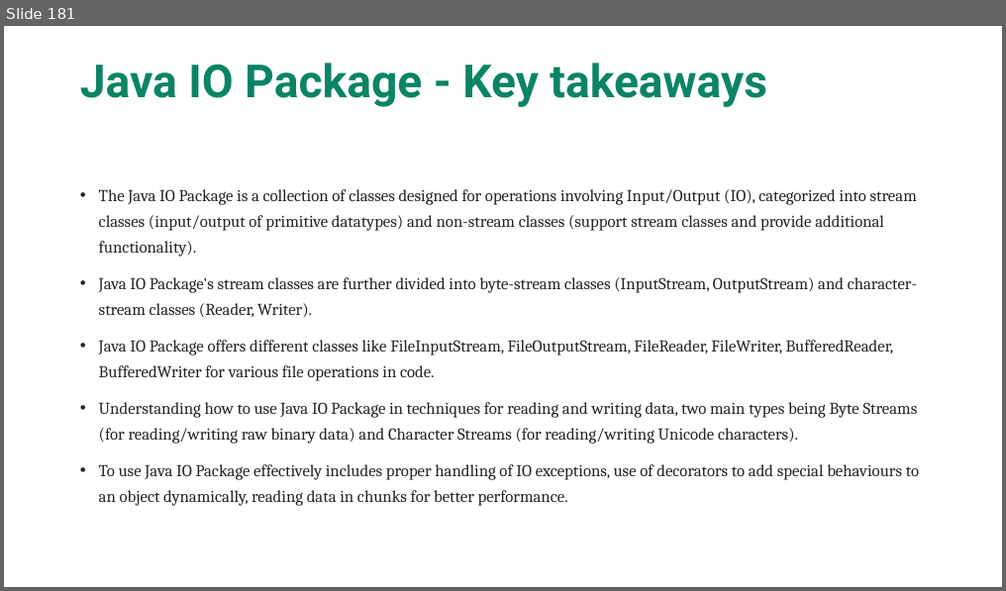
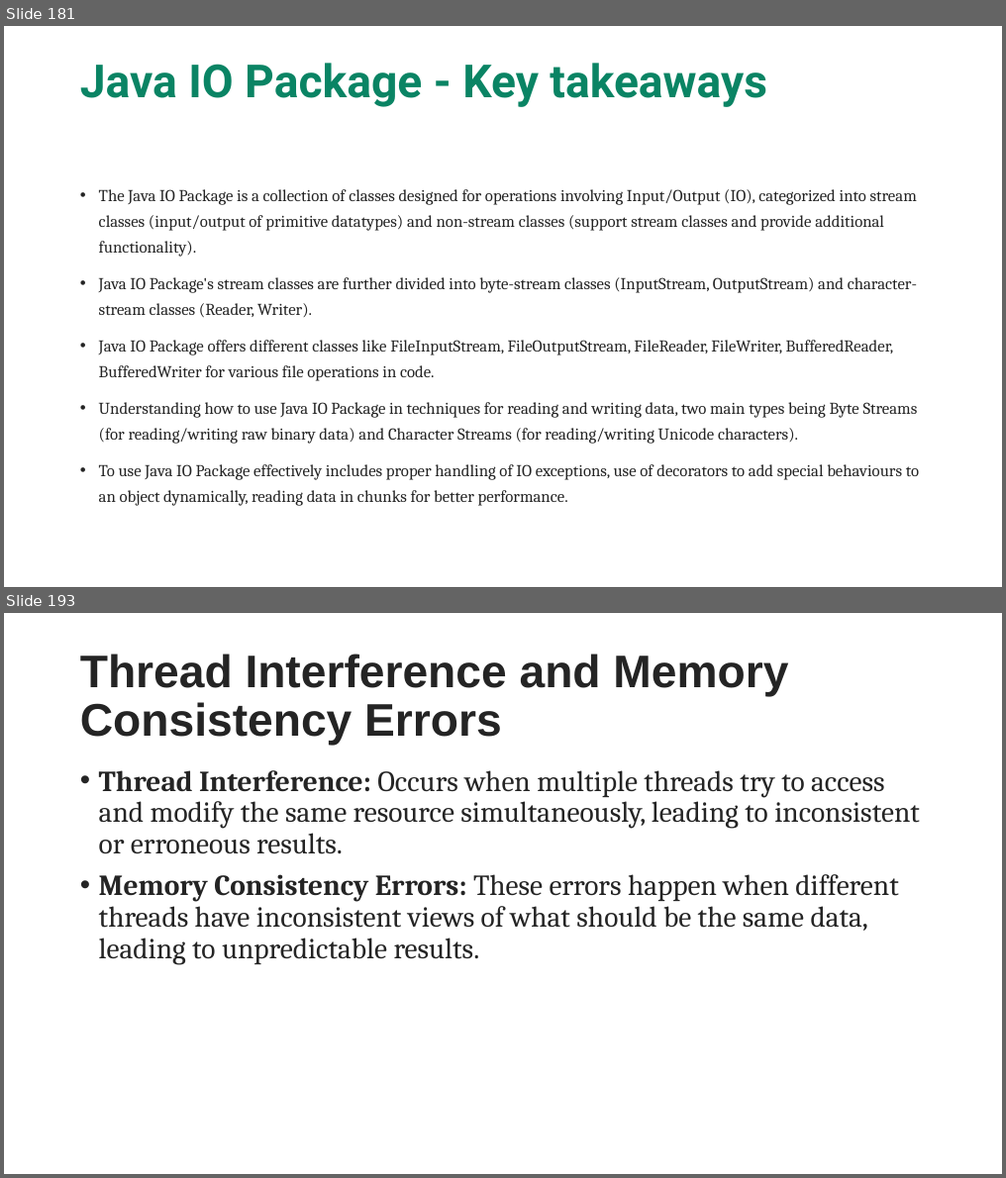
Before and after one commit to maddireddy/Core-Java, a slide deck: Notes/Core_Java.pptx. Shown one above the other, each under a label of ours: slide 181 before the commit, slides 181 and 193 after it; the slides between them are not shown. The pictures are 1006x591 and 1006x1178 pixels, drawn with LibreOffice and Linux fonts; fonts in the diff are those of the drawing. Boxes give left, top, right and bottom in pixels: in the first picture for what was removed or moved away, otherwise in the second. Text is boxed around its words. In the diff, an @@ line names an element or a change of style, - is before the commit and + after.

```diff
--- a/Notes/Core_Java.pptx
+++ b/Notes/Core_Java.pptx
@@ slide 193 added at (4,613,1002,1174), background #FFFFFF @@
@@ title added at (80,654,788,746), 44 pt, text #242424, bold @@
+Thread Interference and Memory Consistency Errors
@@ text added at (99,770,920,965), 28 pt, text #242424 @@
+• Thread Interference: Occurs when multiple threads try to access and modify the same resource simultaneously, leading to inconsistent or erroneous results.
+• Memory Consistency Errors: These errors happen when different threads have inconsistent views of what should be the same data, leading to unpredictable results.
```
Also in this commit, not shown: 22 other slides added, 12 other files.
